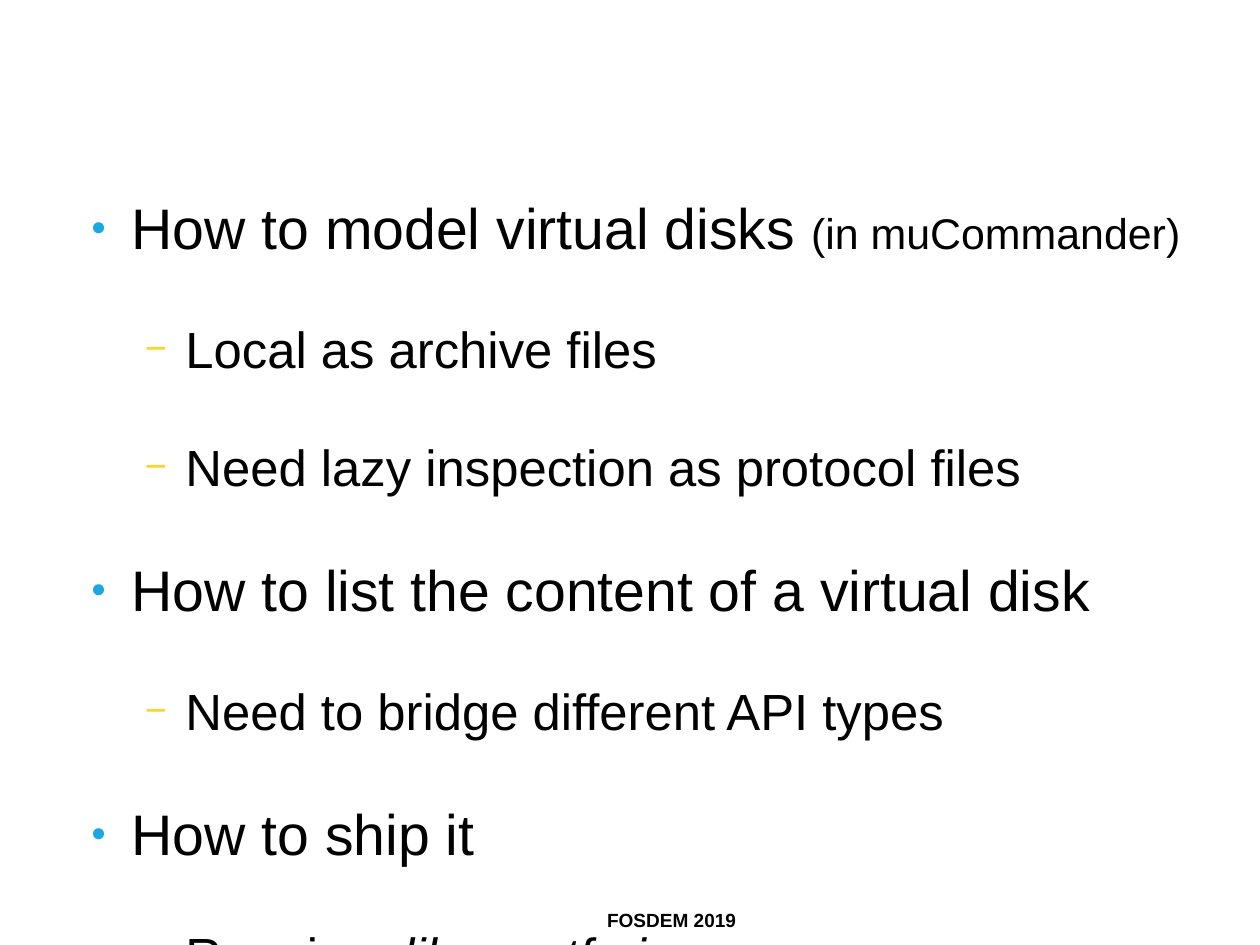
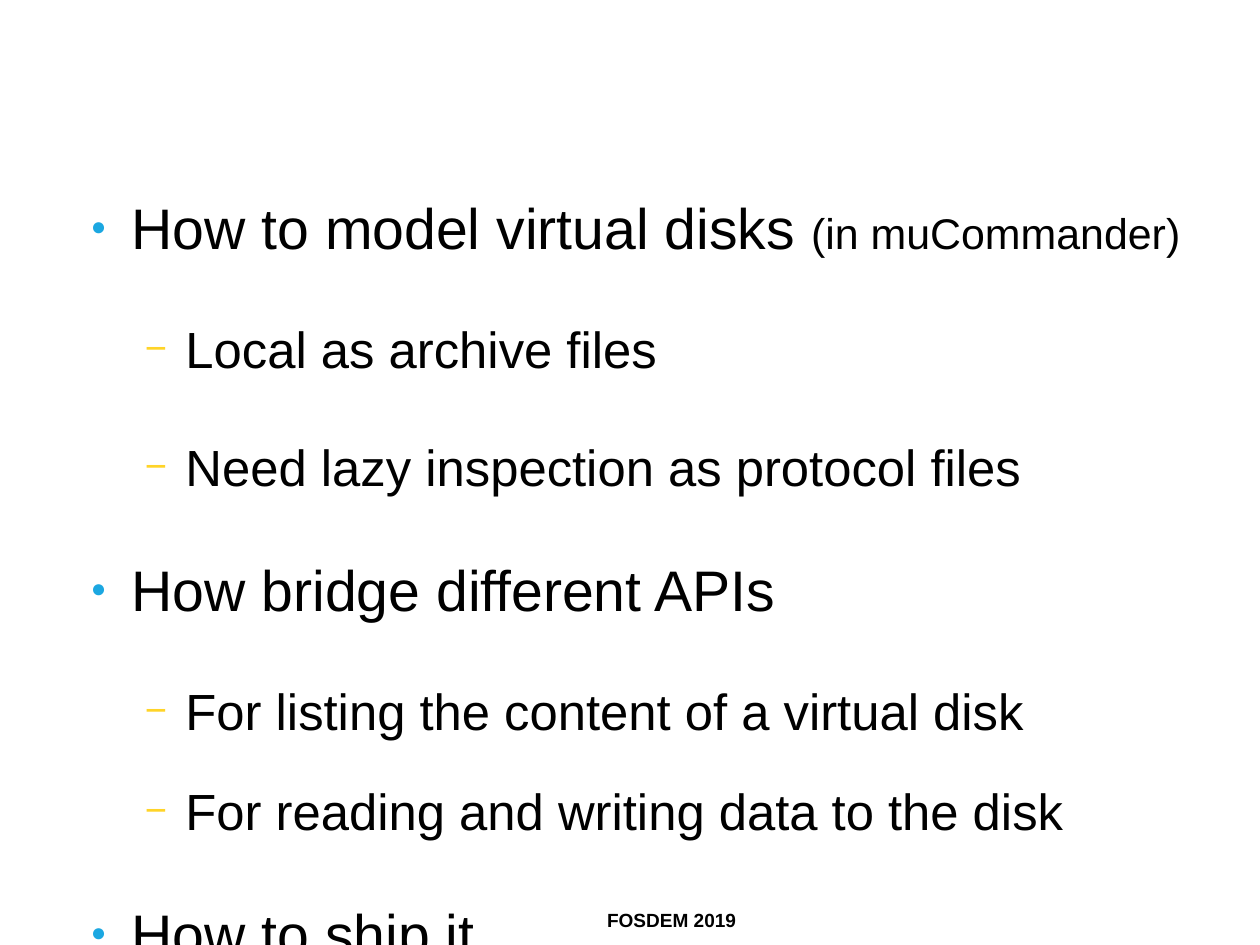
Before and after one commit to ahadas/ahadas.github.io, a slide deck: slide 18 of slides/toward_exploring_virtual_disks_using_a_file_manager.odp. Drawn at 1260x945 pixels with LibreOffice and Linux fonts; fonts in the diff are those of the drawing; background and template pictures are left out. Boxes give left, top, right and bottom in pixels: in the first picture for what was removed or moved away, otherwise in the second. Text is boxed around its words. In the diff, an @@ line names an element or a change of style, - is before the commit and + after.

```diff
--- a/slides/toward_exploring_virtual_disks_using_a_file_manager.odp
+++ b/slides/toward_exploring_virtual_disks_using_a_file_manager.odp
@@ text at (131,207,1181,841): paragraph removed @@
-  − Requires libguestfs-java
@@ text "How to model virtual disks ..." at (131,207,1181,841): less space between paragraphs @@
@@ text at (131,569,1063,841): text changed; size 36 to 32 pt @@
-● How to list the content of a virtual disk
-  − Need to bridge different API types
+● How bridge different APIs
+  − For listing the content of a virtual disk
+  − For reading and writing data to the disk
```
Also in this commit, not shown: 1 other slide changed, 6 slides added, 2 slides removed.
